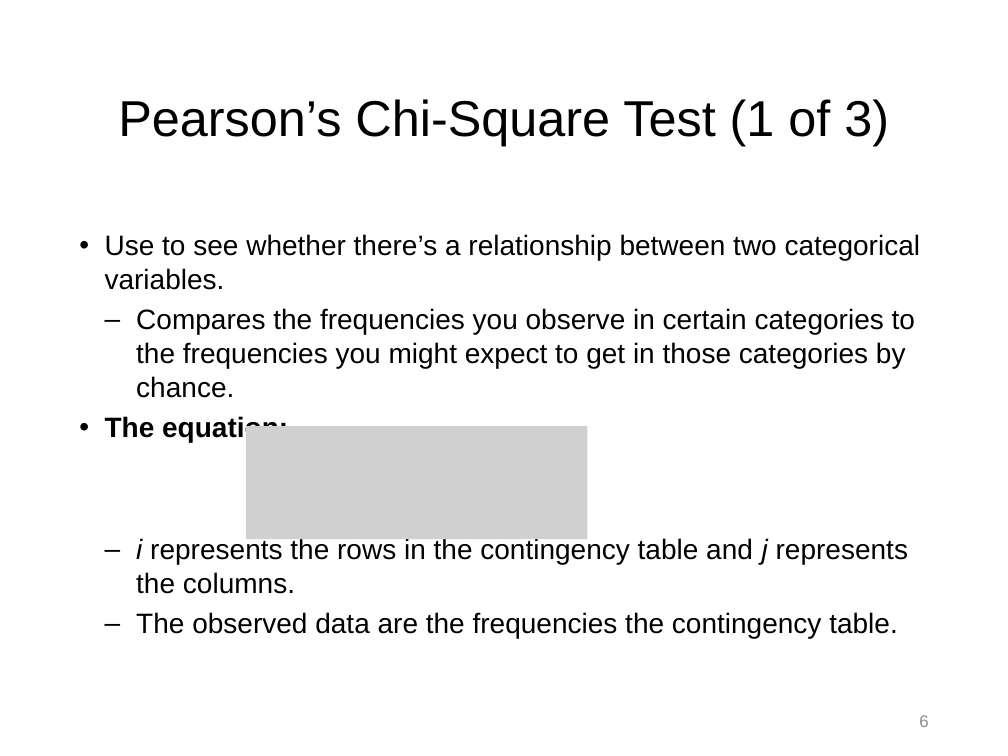
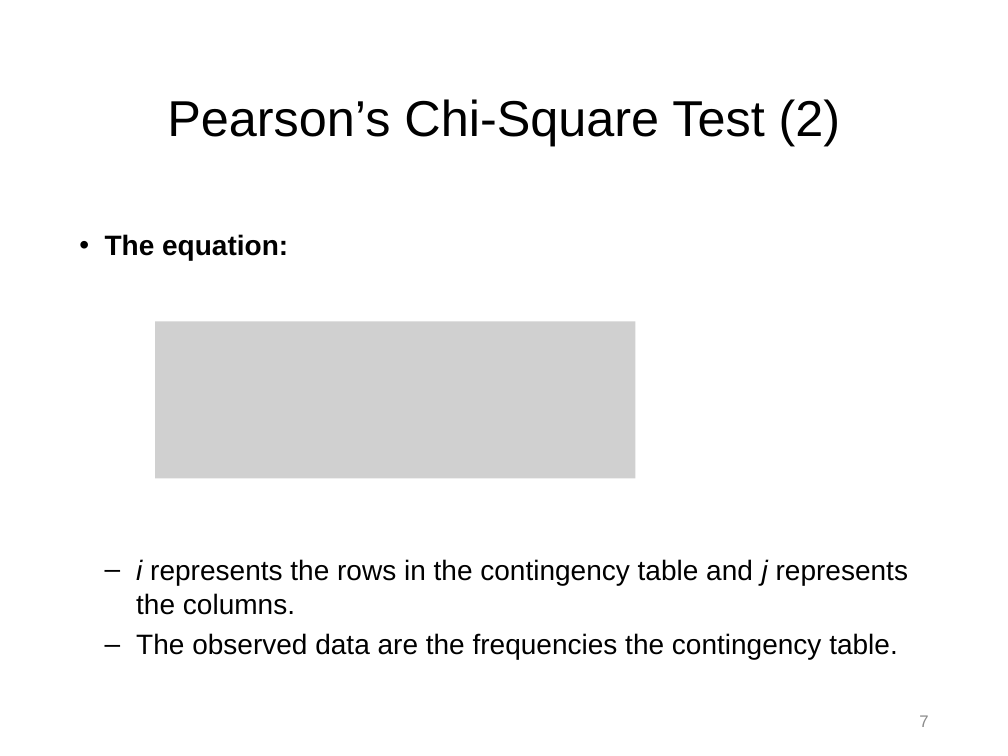
Before and after one commit to npm27/Teaching-Materials, a slide deck: slide 7 of Stats/Slides/10 Chapter 19 Slides.pptx (slide 6 before the commit). Drawn at 1008x756 pixels with LibreOffice and Linux fonts; fonts in the diff are those of the drawing; grey boxes stand for pictures. Boxes give left, top, right and bottom in pixels: in the first picture for what was removed or moved away, otherwise in the second. Text is boxed around its words. In the diff, an @@ line names an element or a change of style, - is before the commit and + after.

```diff
--- a/Stats/Slides/10 Chapter 19 Slides.pptx
+++ b/Stats/Slides/10 Chapter 19 Slides.pptx
@@ title at (x1=167, y1=99, x2=841, y2=146): text changed @@
-Pearson’s Chi-Square Test (1 of 3)
+Pearson’s Chi-Square Test (2)
@@ text at (x1=105, y1=234, x2=921, y2=398): paragraphs removed @@
-• Use to see whether there’s a relationship between two categorical variables.
-  – Compares the frequencies you observe in certain categories to the frequencies you might expect to get in those categories by chance.
@@ picture added at (x1=155, y1=322, x2=635, y2=479) @@
@@ picture removed at (x1=246, y1=426, x2=588, y2=539) @@
@@ page number at (x1=919, y1=715, x2=928, y2=727): text changed @@
-6
+7
```
Also in this commit, not shown: 5 other slides changed, 1 slide added, 3 slides removed.
